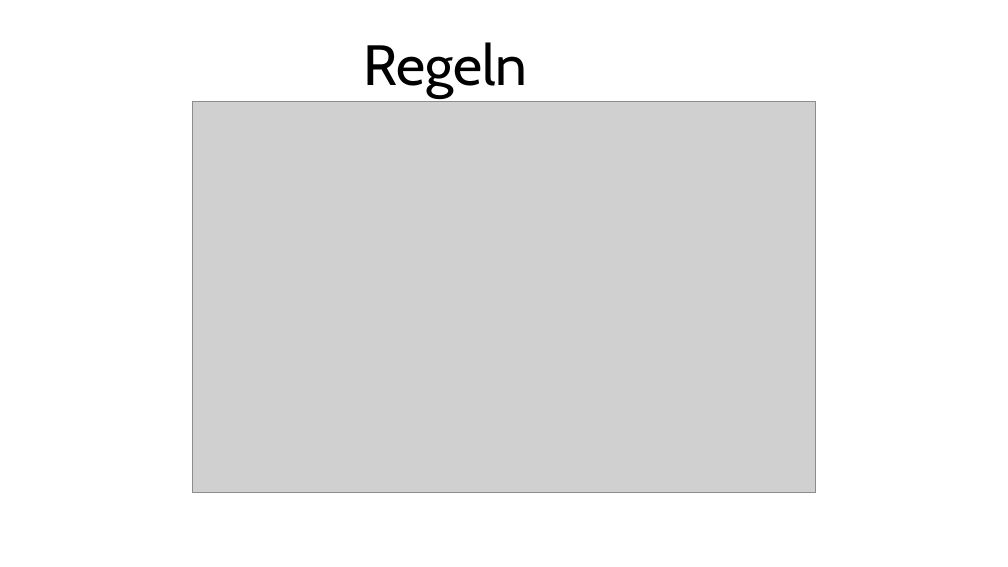
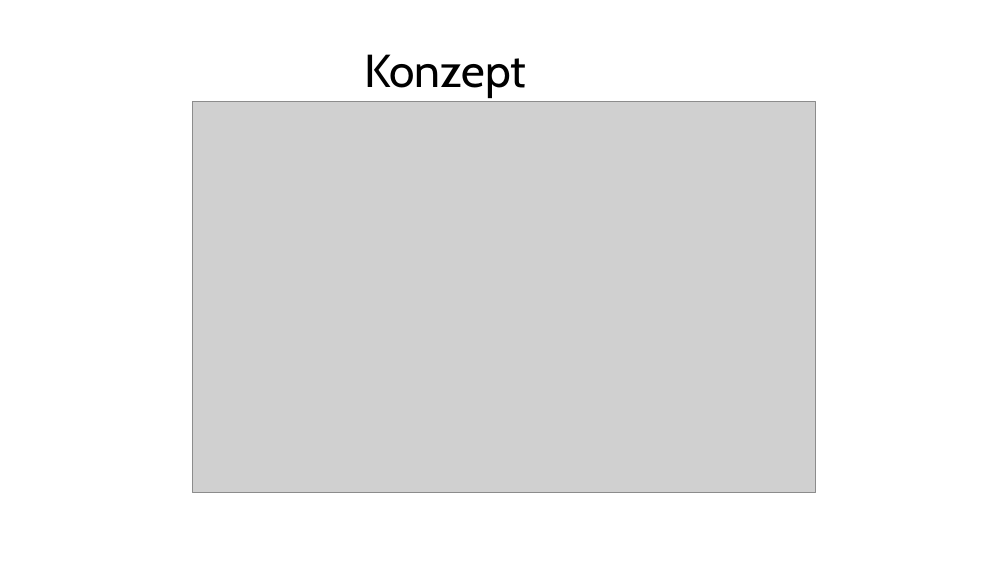
Before and after one commit to verifizieren/iGOAT, a slide deck: slide 5 of Presentation/Gruppe10(Präsentation1).pptx. Drawn at 1008x567 pixels with LibreOffice and Linux fonts; fonts in the diff are those of the drawing; grey boxes stand for pictures; background and template pictures are left out. Boxes give left, top, right and bottom in pixels: in the first picture for what was removed or moved away, otherwise in the second. Text is boxed around its words. In the diff, an @@ line names an element or a change of style, - is before the commit and + after.

```diff
--- a/Presentation/Gruppe10(Präsentation1).pptx
+++ b/Presentation/Gruppe10(Präsentation1).pptx
@@ title at [364,54,526,98]: text changed; size 54 to 44 pt @@
-Regeln
+Konzept
```
Also in this commit, not shown: 1 other slide changed, 1 other file.
